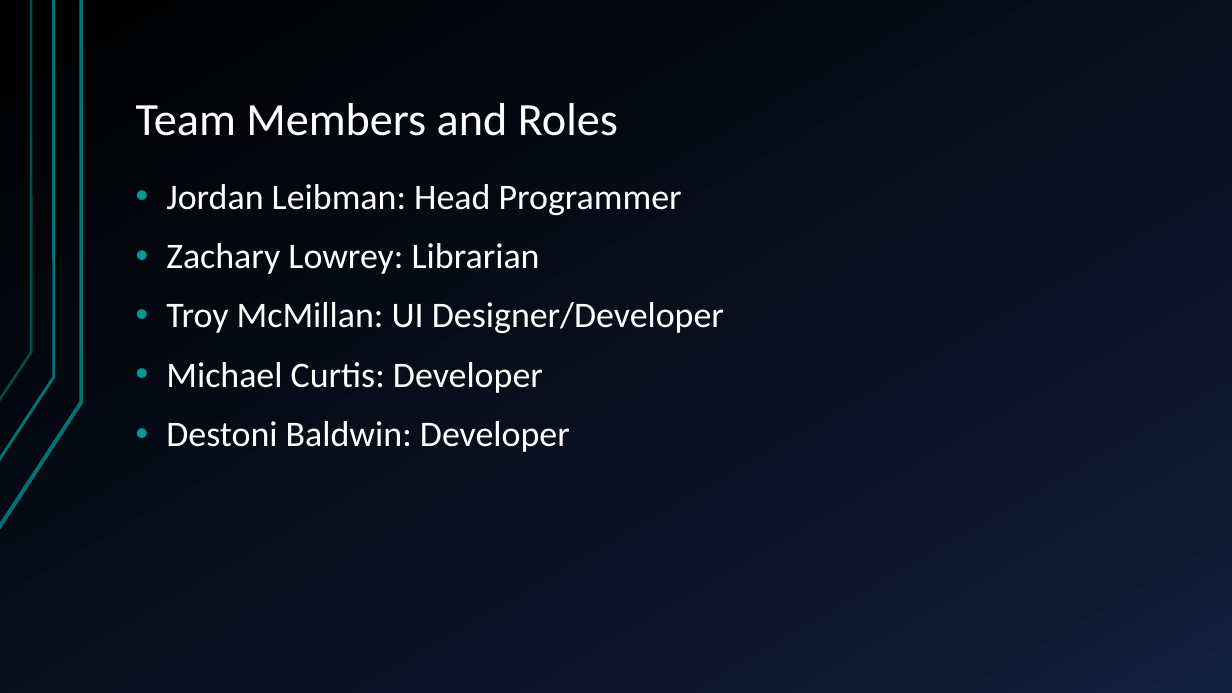
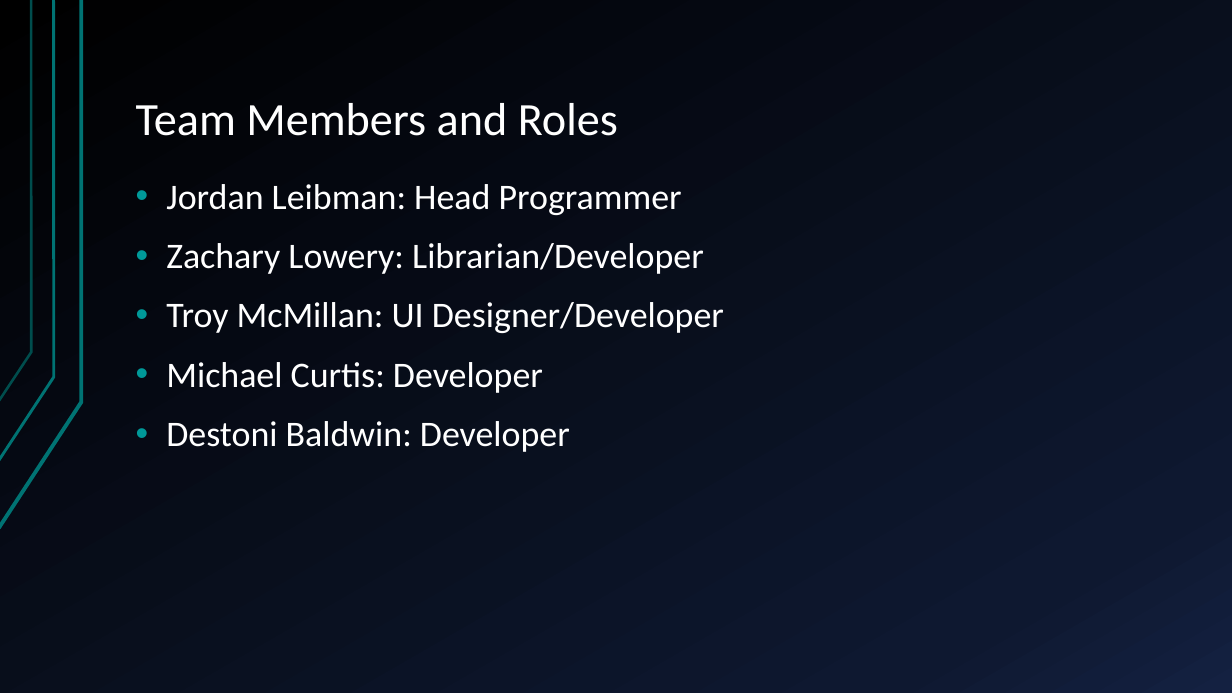
Before and after one commit to tonibwin/Won-Word-Processor, a slide deck: slide 2 of Documentation/Demo1.pptx. Drawn at 1232x693 pixels with LibreOffice and Linux fonts; fonts in the diff are those of the drawing. Boxes give left, top, right and bottom in pixels: in the first picture for what was removed or moved away, otherwise in the second. Text is boxed around its words. In the diff, an @@ line names an element or a change of style, - is before the commit and + after.

Commit message:
presentation changes

```diff
--- a/Documentation/Demo1.pptx
+++ b/Documentation/Demo1.pptx
@@ text at (x1=166, y1=243, x2=704, y2=274): text changed @@
-• Zachary Lowrey: Librarian
+• Zachary Lowery: Librarian/Developer
```
Also in this commit, not shown: 1 other file.
